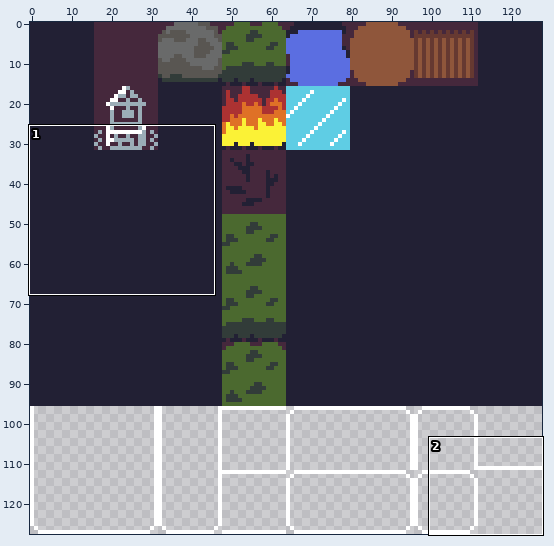
One commit to this sprite sheet: assets/tilesetBattle.png. Above: a wide view before the commit, with the close-up outlined.
Close-up. First the earlier version:
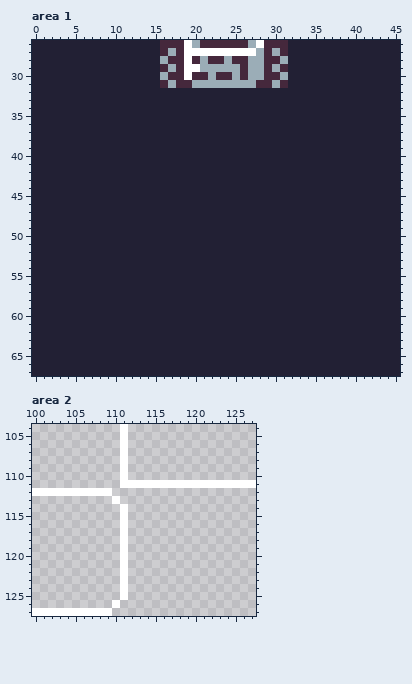
The file is 128x128 pixels. Shown: area 1: x 0..45, y 26..67; area 2: x 100..127, y 104..127.
The same view after the edit:
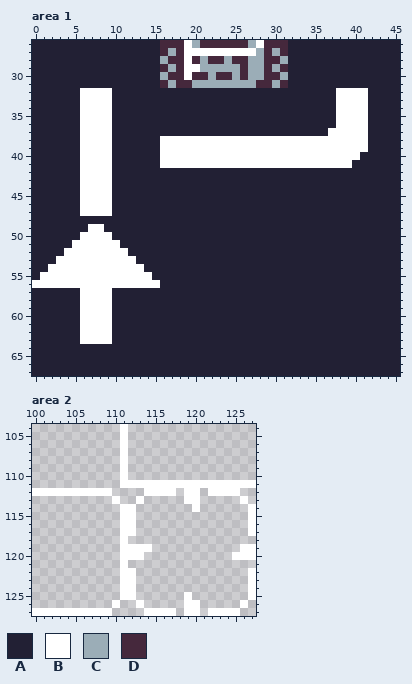
Palette (. is transparent): A #222034  B #ffffff  C #9badb7  D #45283c
Difference:
Changed rows in their new state; - is an unchanged pixel.
Area 1:
first column x 0:
32 ------BBBB----------------------------BBBB
33 ------BBBB----------------------------BBBB
34 ------BBBB----------------------------BBBB
35 ------BBBB----------------------------BBBB
36 ------BBBB----------------------------BBBB
37 ------BBBB---------------------------BBBBB
38 ------BBBB------BBBBBBBBBBBBBBBBBBBBBBBBBB
39 ------BBBB------BBBBBBBBBBBBBBBBBBBBBBBBBB
40 ------BBBB------BBBBBBBBBBBBBBBBBBBBBBBBB-
41 ------BBBB------BBBBBBBBBBBBBBBBBBBBBBBB--
42 ------BBBB--------------------------------
43 ------BBBB--------------------------------
44 ------BBBB--------------------------------
45 ------BBBB--------------------------------
46 ------BBBB--------------------------------
47 ------BBBB--------------------------------
49 -------BB---------------------------------
50 ------BBBB--------------------------------
51 -----BBBBBB-------------------------------
52 ----BBBBBBBB------------------------------
53 ---BBBBBBBBBB-----------------------------
54 --BBBBBBBBBBBB----------------------------
55 -BBBBBBBBBBBBBB---------------------------
56 BBBBBBBBBBBBBBBB--------------------------
57 ------BBBB--------------------------------
58 ------BBBB--------------------------------
59 ------BBBB--------------------------------
60 ------BBBB--------------------------------
61 ------BBBB--------------------------------
62 ------BBBB--------------------------------
63 ------BBBB--------------------------------
Area 2:
first column x 112:
112 --BBBB-BB-BBBB--
113 -B-----BB-----B-
114 B-------B------B
115 B--------------B
116 B--------------B
117 B--------------B
119 BBB-----------BB
120 BB-----------BBB
122 B--------------B
123 B--------------B
124 B--------------B
125 B------B-------B
126 -B-----BB-----B-
127 --BBBB-BB-BBBB--
